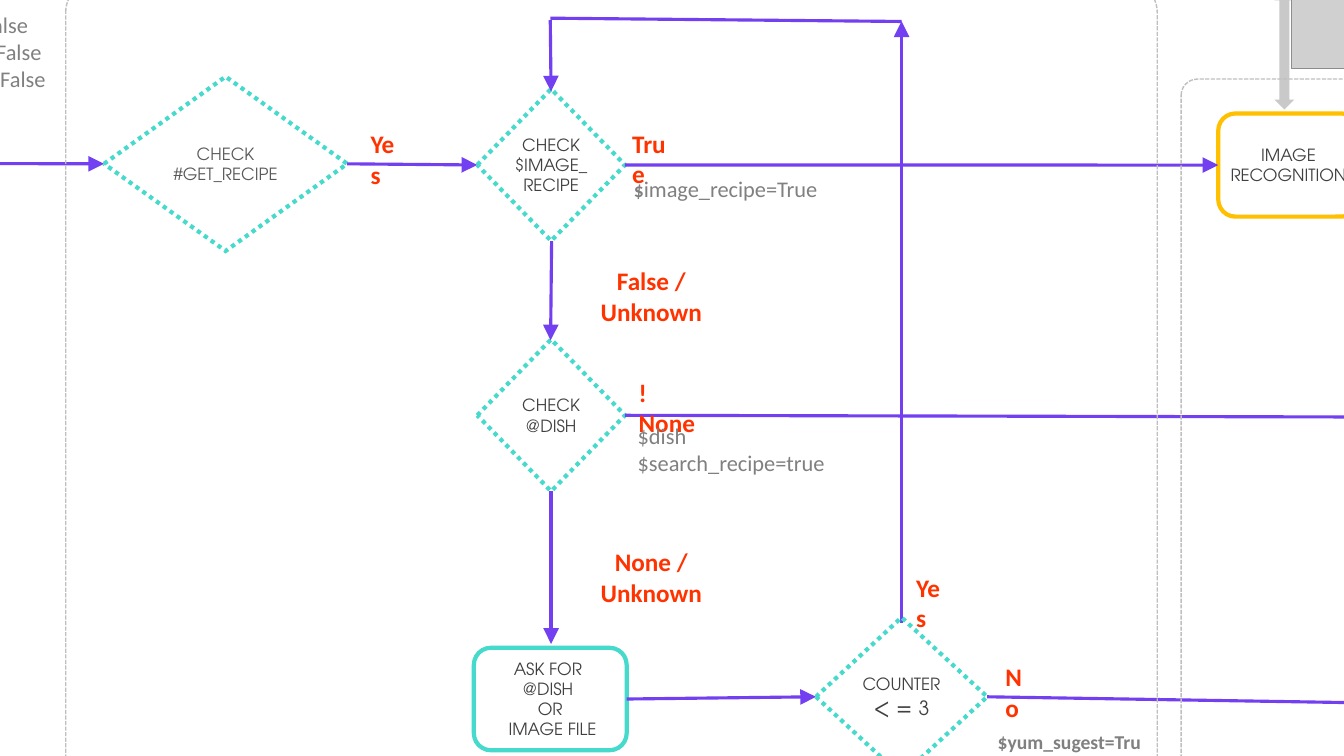
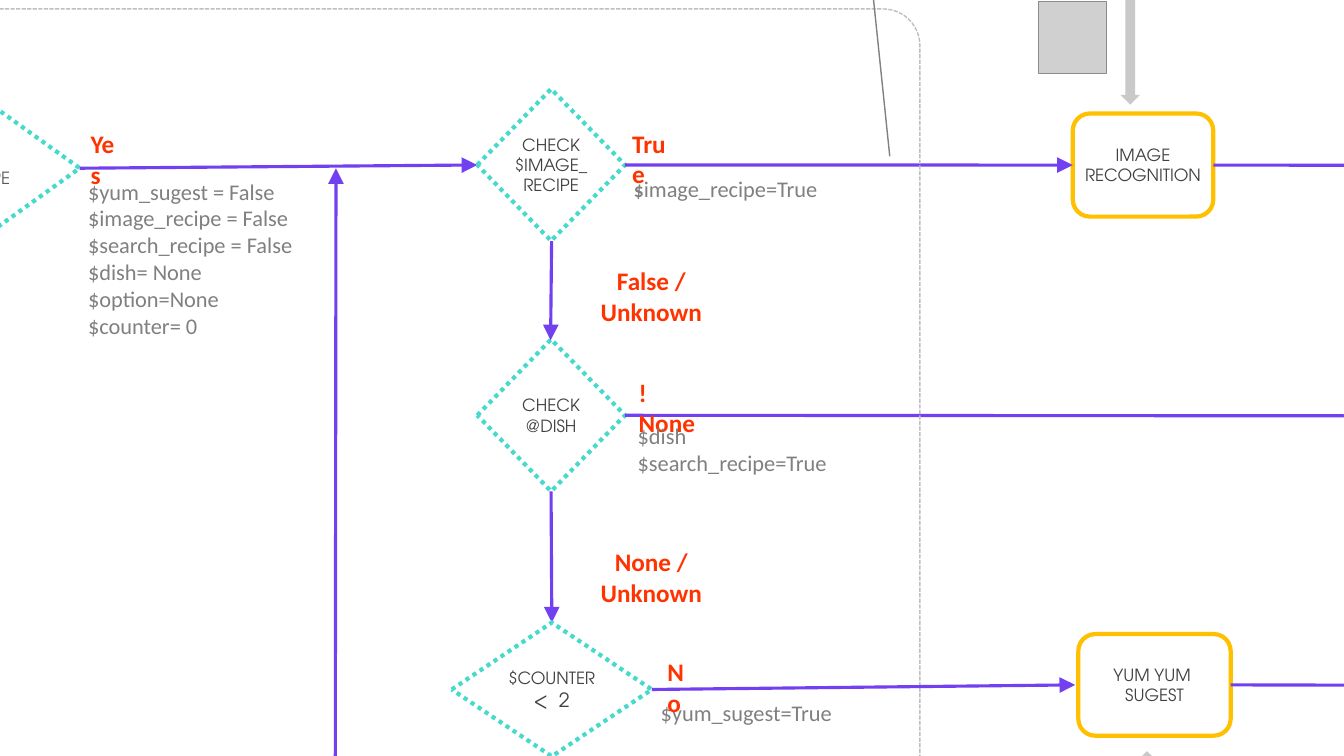
Before and after one commit to inmperfer/TFM, a slide deck: slide 5 of memoria/images/diagrama intenciones.pptx. Drawn at 1344x756 pixels with LibreOffice and Linux fonts; fonts in the diff are those of the drawing; grey boxes stand for pictures; background and template pictures are left out. Boxes give left, top, right and bottom in pixels: in the first picture for what was removed or moved away, otherwise in the second. Text is boxed around its words. In the diff, an @@ line names an element or a change of style, - is before the commit and + after.

Commit message:
avances detalle intención get_recipe

```diff
--- a/memoria/images/diagrama intenciones.pptx
+++ b/memoria/images/diagrama intenciones.pptx
@@ rounded rectangle: place and size @@
-rounded rectangle at (66, 0, 1157, 756)
+rounded rectangle at (0, 9, 921, 756)
@@ picture: place and size @@
-picture at (1292, 0, 1344, 68)
+picture at (1040, 2, 1107, 74)
@@ left right arrow: place and size @@
-left right arrow at (1274, 0, 1295, 110)
+left right arrow at (1120, 0, 1140, 105)
@@ diamond "CHECK": place and size @@
-diamond "CHECK" at (104, 77, 347, 251)
+diamond "CHECK" at (0, 81, 80, 255)
@@ group removed at (0, 20, 1344, 756): 2 rounded rectangles, 2 arrows, 1 diamond, 1 text @@
-ASK FOR
-@DISH
-OR
-IMAGE FILE
-COUNTER < = 3
-Yes
@@ rounded rectangle "IMAGE": place and size @@
-rounded rectangle "IMAGE" at (1219, 114, 1344, 217)
+rounded rectangle "IMAGE" at (1073, 114, 1213, 217)
@@ text "Yes": place and size @@
-text "Yes" at (361, 124, 413, 164)
+text "Yes" at (81, 124, 133, 164)
@@ text "$yum_sugest = False": place and size @@
-text "$yum_sugest = False" at (0, 44, 45, 87)
+text "$yum_sugest = False" at (88, 181, 292, 337)
@@ arrow moved from (347, 164) - (477, 165) to (80, 168) - (477, 165) @@
@@ arrow moved from (901, 623) - (901, 21) to (336, 756) - (336, 168) @@
@@ arrow moved from (625, 165) - (1219, 165) to (625, 165) - (1073, 165) @@
@@ line moved from (551, 18) - (901, 21) to (1214, 165) - (1344, 165) @@
@@ line (1214, 165) - (1344, 165): line to arrow @@
@@ text at (88, 291, 219, 311): paragraph added @@
+$option=None
@@ arrow moved from (625, 415) - (1344, 417) to (625, 415) - (1344, 416) @@
@@ group added at (452, 402, 1231, 756): 1 rounded rectangle, 1 left right arrow, 1 diamond, 1 callout @@
+YUM YUM
+SUGEST
+$COUNTER < 2
@@ text at (638, 455, 827, 475): text changed @@
-$search_recipe=true
+$search_recipe=True
@@ arrow moved from (552, 491) - (552, 644) to (552, 491) - (552, 623) @@
@@ text "No": place and size @@
-text "No" at (996, 657, 1046, 698)
+text "No" at (657, 651, 707, 692)
@@ arrow moved from (627, 699) - (817, 697) to (652, 690) - (1076, 685) @@
@@ arrow moved from (987, 697) - (1344, 706) to (1231, 685) - (1344, 686) @@
@@ text "$yum_sugest=True": place and size @@
-text "$yum_sugest=True" at (998, 736, 1141, 752)
+text "$yum_sugest=True" at (661, 702, 832, 725)
@@ text "$yum_sugest=True" at (661, 702, 832, 725): size 14 to 16 pt, bold off @@
```
Also in this commit, not shown: 1 slide added, 6 other files.
